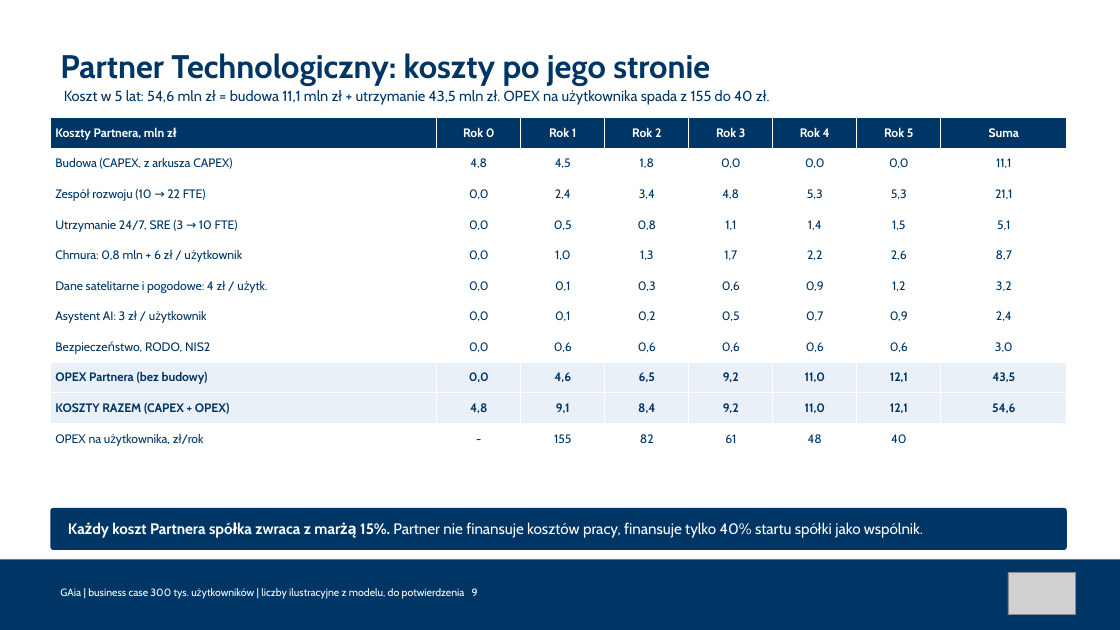
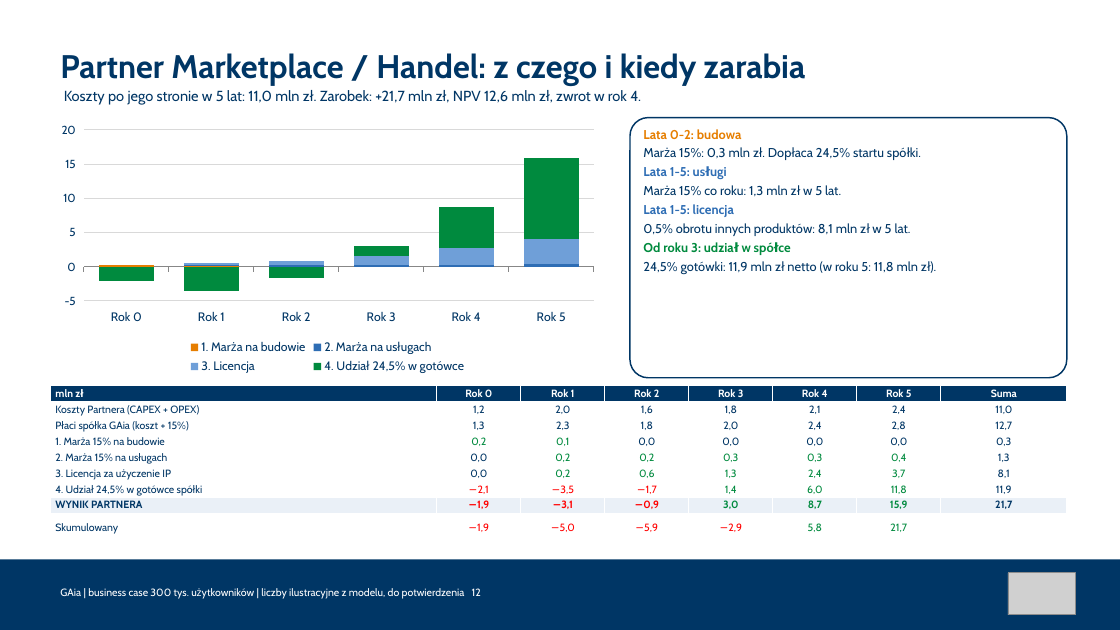
Before and after one commit to Angelika-pruchniak/gaia, a slide deck: slide 12 of GA_GAia_business_case_300k.pptx (slide 9 before the commit). Drawn at 1120x630 pixels with LibreOffice and Linux fonts; fonts in the diff are those of the drawing; grey boxes stand for pictures. Boxes give left, top, right and bottom in pixels: in the first picture for what was removed or moved away, otherwise in the second. Text is boxed around its words. In the diff, an @@ line names an element or a change of style, - is before the commit and + after.

```diff
--- a/GA_GAia_business_case_300k.pptx
+++ b/GA_GAia_business_case_300k.pptx
@@ text at <box>60,53,806,86</box>: text changed @@
-Partner Technologiczny: koszty po jego stronie
+Partner Marketplace / Handel: z czego i kiedy zarabia
@@ table removed at <box>50,118,1067,455</box>, 11 rows, 8 columns @@
-Koszty Partnera, mln zł | Rok 0 | Rok 1 | Rok 2 | Rok 3 | Rok 4 | Rok 5 | Suma
-Budowa (CAPEX, z arkusza CAPEX) | 4,8 | 4,5 | 1,8 | 0,0 | 0,0 | 0,0 | 11,1
-Zespół rozwoju (10 → 22 FTE) | 0,0 | 2,4 | 3,4 | 4,8 | 5,3 | 5,3 | 21,1
-Utrzymanie 24/7, SRE (3 → 10 FTE) | 0,0 | 0,5 | 0,8 | 1,1 | 1,4 | 1,5 | 5,1
-Chmura: 0,8 mln + 6 zł / użytkownik | 0,0 | 1,0 | 1,3 | 1,7 | 2,2 | 2,6 | 8,7
-Dane satelitarne i pogodowe: 4 zł / użytk. | 0,0 | 0,1 | 0,3 | 0,6 | 0,9 | 1,2 | 3,2
-Asystent AI: 3 zł / użytkownik | 0,0 | 0,1 | 0,2 | 0,5 | 0,7 | 0,9 | 2,4
-Bezpieczeństwo, RODO, NIS2 | 0,0 | 0,6 | 0,6 | 0,6 | 0,6 | 0,6 | 3,0
-OPEX Partnera (bez budowy) | 0,0 | 4,6 | 6,5 | 9,2 | 11,0 | 12,1 | 43,5
-KOSZTY RAZEM (CAPEX + OPEX) | 4,8 | 9,1 | 8,4 | 9,2 | 11,0 | 12,1 | 54,6
-OPEX na użytkownika, zł/rok | - | 155 | 82 | 61 | 48 | 40 | 
@@ column stacked chart added at <box>50,118,605,378</box> @@
+categories: Rok 0, Rok 1, Rok 2, Rok 3, Rok 4, Rok 5
+1. Marża na budowie: 0.2, 0.1, 0, 0, 0, 0
+2. Marża na usługach: 0, 0.2, 0.2, 0.3, 0.3, 0.4
+3. Licencja: 0, 0.2, 0.6, 1.3, 2.4, 3.7
+4. Udział 24,5% w gotówce: -2.1, -3.5, -1.7, 1.4, 6, 11.8
@@ text at <box>64,90,641,105</box>: text changed @@
-Koszt w 5 lat: 54,6 mln zł = budowa 11,1 mln zł + utrzymanie 43,5 mln zł. OPEX na użytkownika spada z 155 do 40 zł.
+Koszty po jego stronie w 5 lat: 11,0 mln zł. Zarobek: +21,7 mln zł, NPV 12,6 mln zł, zwrot w rok 4.
@@ rounded rectangle added at <box>630,118,1067,378</box>, outline #003665 1.25 pt @@
@@ text added at <box>643,129,918,275</box>, 11 pt, text #003665 @@
+Lata 0-2: budowa
+Marża 15%: 0,3 mln zł. Dopłaca 24,5% startu spółki.
+Lata 1-5: usługi
+Marża 15% co roku: 1,3 mln zł w 5 lat.
+Lata 1-5: licencja
+0,5% obrotu innych produktów: 8,1 mln zł w 5 lat.
+Od roku 3: udział w spółce
+24,5% gotówki: 11,9 mln zł netto (w roku 5: 11,8 mln zł).
@@ table added at <box>50,386,1067,538</box>, 9 rows, 8 columns @@
+mln zł | Rok 0 | Rok 1 | Rok 2 | Rok 3 | Rok 4 | Rok 5 | Suma
+Koszty Partnera (CAPEX + OPEX) | 1,2 | 2,0 | 1,6 | 1,8 | 2,1 | 2,4 | 11,0
+Płaci spółka GAia (koszt + 15%) | 1,3 | 2,3 | 1,8 | 2,0 | 2,4 | 2,8 | 12,7
+1. Marża 15% na budowie | 0,2 | 0,1 | 0,0 | 0,0 | 0,0 | 0,0 | 0,3
+2. Marża 15% na usługach | 0,0 | 0,2 | 0,2 | 0,3 | 0,3 | 0,4 | 1,3
+3. Licencja za użyczenie IP | 0,0 | 0,2 | 0,6 | 1,3 | 2,4 | 3,7 | 8,1
+4. Udział 24,5% w gotówce spółki | −2,1 | −3,5 | −1,7 | 1,4 | 6,0 | 11,8 | 11,9
+WYNIK PARTNERA | −1,9 | −3,1 | −0,9 | 3,0 | 8,7 | 15,9 | 21,7
+Skumulowany | −1,9 | −5,0 | −5,9 | −2,9 | 5,8 | 21,7 | 
@@ rounded rectangle removed at <box>50,508,1067,550</box> @@
@@ text removed at <box>112,522,923,538</box> @@
-Każdy koszt Partnera spółka zwraca z marżą 15%. Partner nie finansuje kosztów pracy, finansuje tylko 40% startu spółki jako wspólnik.
@@ text at <box>60,588,481,599</box>: text changed @@
-GAia | business case 300 tys. użytkowników | liczby ilustracyjne z modelu, do potwierdzenia 9
+GAia | business case 300 tys. użytkowników | liczby ilustracyjne z modelu, do potwierdzenia 12
```
Also in this commit, not shown: 12 other slides changed, 3 slides added, 4 slides removed, 10 other files.
